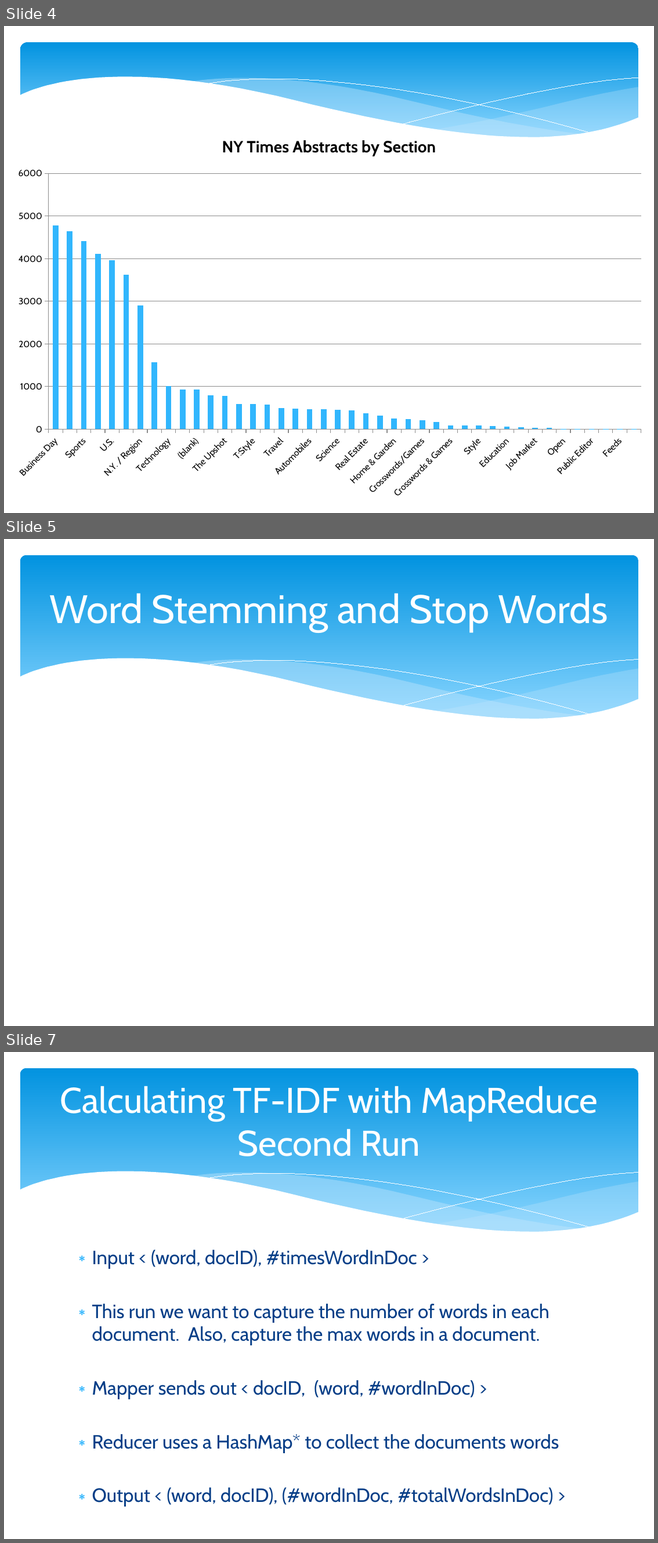
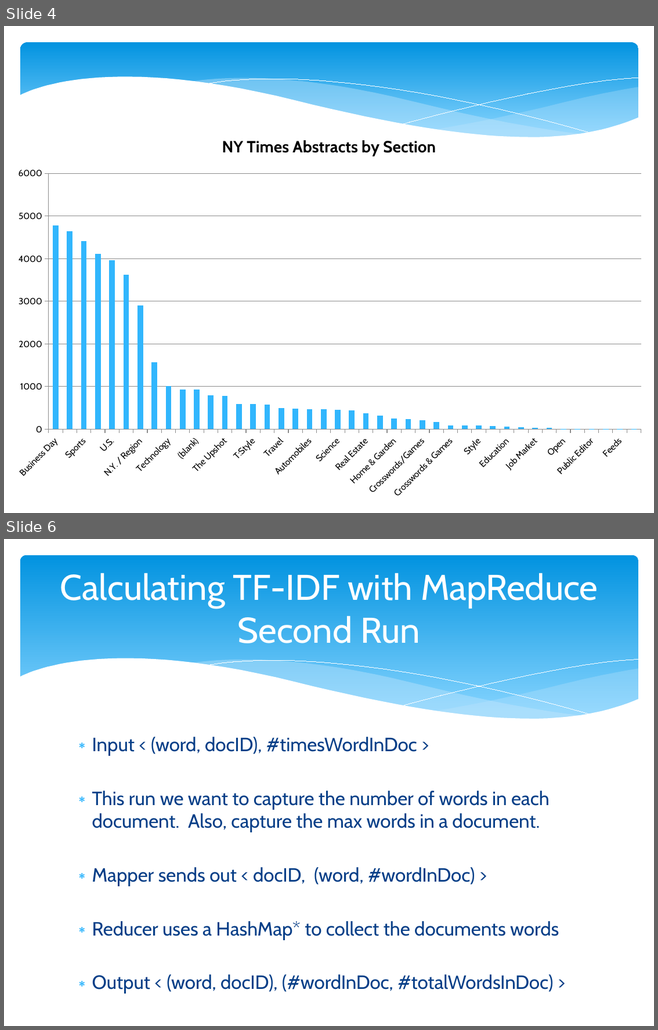
Before and after one commit to Mletter1/Challenge1, a slide deck: Presentation.pptx. Shown one above the other, each under a label of ours: slides 4, 5 and 7 before the commit, slides 4 and 6 after it; the slides between them are not shown. The pictures are 658x1543 and 658x1030 pixels, drawn with LibreOffice and Linux fonts; fonts in the diff are those of the drawing. Boxes give left, top, right and bottom in pixels: in the first picture for what was removed or moved away, otherwise in the second. Text is boxed around its words. In the diff, an @@ line names an element or a change of style, - is before the commit and + after.

```diff
--- a/Presentation.pptx
+++ b/Presentation.pptx
@@ slide 5 removed at <box>4,539,654,1026</box>, background #FFFFFF; not listed: 6 template elements that a slide beside it also shows @@
@@ title removed at <box>50,593,608,632</box> @@
-Word Stemming and Stop Words
@@ what was slide 7 is now slide 6 @@
```
Also in this commit, not shown: 5 slides changed, 3 slides added, 1 other slide removed.
